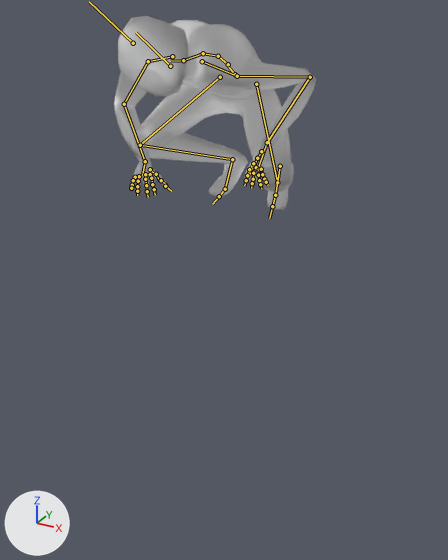
Renders of the FBX model Resources/model7/model7.fbx from each side of a commit.
One viewpoint serves both versions: a 50 mm camera at (2.92, -7.02, 6.86) aimed at (-0.4, -0.98, 3.84). The axes (+X, +Y, +Z) are drawn at lower left. The lights are the same throughout. Both versions are drawn at frame 54 of the action 'mixamo.com'; the numbers are the values there. The bones that bend it are drawn over the model as lines.
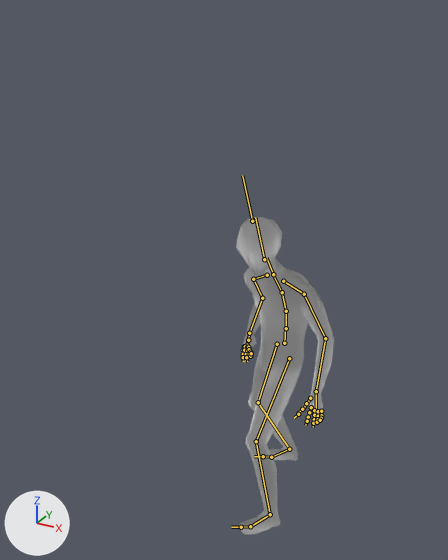
Location of each change, (x1, y1, x2, y2) in pixels of the pictures (448 x 560 px):
'Cube', posed (51% narrower, 64% taller)
    before: (114, 16, 316, 209)
    after: (236, 217, 334, 535)
bone 'mixamorig:Hips', root to tip
    before: (235, 74) to (227, 65)
    after: (284, 343) to (285, 327)
bone 'mixamorig:Spine', root to tip
    before: (228, 64) to (218, 56)
    after: (286, 328) to (286, 311)
bone 'mixamorig:Spine1', root to tip
    before: (218, 56) to (203, 53)
    after: (286, 311) to (282, 292)
bone 'mixamorig:Spine2', root to tip
    before: (203, 53) to (184, 60)
    after: (282, 292) to (273, 275)
bone 'mixamorig:Neck', root to tip
    before: (183, 60) to (170, 61)
    after: (273, 274) to (266, 257)
bone 'mixamorig:Head', root to tip
    before: (170, 66) to (136, 32)
    after: (264, 259) to (255, 217)
bone 'mixamorig:LeftShoulder', root to tip
    before: (202, 61) to (237, 76)
    after: (283, 281) to (304, 294)
bone 'mixamorig:LeftArm', root to tip
    before: (237, 76) to (310, 77)
    after: (304, 294) to (325, 338)
bone 'mixamorig:LeftForeArm', root to tip
    before: (310, 77) to (267, 142)
    after: (325, 338) to (316, 391)
bone 'mixamorig:LeftHand', root to tip
    before: (267, 142) to (259, 165)
    after: (316, 391) to (316, 408)
bone 'mixamorig:LeftHandThumb1', root to tip
    before: (261, 151) to (257, 158)
    after: (310, 398) to (307, 404)
bone 'mixamorig:LeftHandThumb2', root to tip
    before: (257, 158) to (254, 166)
    after: (306, 403) to (303, 409)
bone 'mixamorig:LeftHandIndex1', root to tip
    before: (253, 163) to (249, 169)
    after: (311, 407) to (309, 412)
bone 'mixamorig:LeftHandMiddle1', root to tip
    before: (256, 167) to (253, 173)
    after: (314, 410) to (314, 415)
bone 'mixamorig:LeftHandRing1', root to tip
    before: (259, 169) to (258, 175)
    after: (318, 411) to (318, 416)
bone 'mixamorig:LeftHandPinky1', root to tip
    before: (261, 169) to (262, 174)
    after: (321, 411) to (321, 415)
bone 'mixamorig:RightShoulder', root to tip
    before: (172, 56) to (148, 61)
    after: (267, 275) to (253, 279)
bone 'mixamorig:RightArm', root to tip
    before: (148, 61) to (124, 104)
    after: (253, 279) to (262, 298)
bone 'mixamorig:RightForeArm', root to tip
    before: (124, 104) to (145, 161)
    after: (262, 298) to (249, 333)
bone 'mixamorig:RightHand', root to tip
    before: (145, 161) to (142, 175)
    after: (249, 333) to (247, 345)
bone 'mixamorig:RightHandThumb1', root to tip
    before: (150, 169) to (155, 174)
    after: (248, 340) to (247, 345)
bone 'mixamorig:RightHandIndex1', root to tip
    before: (150, 174) to (151, 178)
    after: (244, 346) to (243, 350)
bone 'mixamorig:RightHandPinky1', root to tip
    before: (135, 177) to (133, 180)
    after: (248, 347) to (249, 349)
bone 'mixamorig:LeftUpLeg', root to tip
    before: (256, 84) to (277, 182)
    after: (289, 358) to (256, 441)
bone 'mixamorig:LeftLeg', root to tip
    before: (277, 182) to (280, 166)
    after: (256, 441) to (270, 514)
bone 'mixamorig:LeftFoot', root to tip
    before: (280, 166) to (275, 195)
    after: (270, 514) to (250, 526)
bone 'mixamorig:LeftToeBase', root to tip
    before: (275, 195) to (272, 206)
    after: (250, 526) to (241, 527)
bone 'mixamorig:RightUpLeg', root to tip
    before: (220, 77) to (140, 145)
    after: (277, 344) to (258, 402)
bone 'mixamorig:RightLeg', root to tip
    before: (140, 145) to (232, 159)
    after: (258, 402) to (289, 449)
bone 'mixamorig:RightFoot', root to tip
    before: (232, 159) to (225, 189)
    after: (289, 449) to (271, 457)
bone 'mixamorig:RightToeBase', root to tip
    before: (225, 189) to (219, 196)
    after: (271, 457) to (263, 456)

The edits, one by one:
Bone 'mixamorig:Hips' (bone_mixamorig_hips) moves from (-23.0, 579.0, 118.0) to (1.0, 214.0, 9.0).
Bone 'mixamorig:Hips' (bone_mixamorig_hips) turns from (63, 3, -7) to (-2, -42, 0) degrees about its own x, y and z.
Bone 'mixamorig:Spine' (bone_mixamorig_spine) turns from (7, 0, 1) to (6, 5, 0) degrees about its own x, y and z.
Bone 'mixamorig:Spine1' (bone_mixamorig_spine1) turns from (14, 0, 1) to (13, 9, 0) degrees about its own x, y and z.
Bone 'mixamorig:Spine2' (bone_mixamorig_spine2) turns from (14, 0, 1) to (13, 9, 0) degrees about its own x, y and z.
Bone 'mixamorig:Neck' (bone_mixamorig_neck) turns from (-13, 0, -9) to (-6, -2, 0) degrees about its own x, y and z.
Bone 'mixamorig:Head' (bone_mixamorig_head) turns from (-23, 0, 7) to (-10, 19, -4) degrees about its own x, y and z.
Bone 'mixamorig:LeftShoulder' (bone_mixamorig_leftshoulder) turns from (-2, 13, 18) to (0, 2, 1) degrees about its own x, y and z.
Bone 'mixamorig:LeftArm' (bone_mixamorig_leftarm) turns from (2, -21, -12) to (26, -13, 9) degrees about its own x, y and z.
Bone 'mixamorig:LeftForeArm' (bone_mixamorig_leftforearm) turns from (0, 10, 120) to (2, 8, 44) degrees about its own x, y and z.
Bone 'mixamorig:LeftHand' (bone_mixamorig_lefthand) turns from (13, 60, 6) to (3, 15, 8) degrees about its own x, y and z.
Bone 'mixamorig:LeftHandThumb1' (bone_mixamorig_lefthandthumb1) turns from (1, 15, 5) to (18, 5, -5) degrees about its own x, y and z.
Bone 'mixamorig:LeftHandThumb2' (bone_mixamorig_lefthandthumb2) turns from (-6, -3, -14) to (-6, -1, 0) degrees about its own x, y and z.
Bone 'mixamorig:LeftHandIndex1' (bone_mixamorig_lefthandindex1) turns from (-24, 7, -8) to (-16, -1, -8) degrees about its own x, y and z.
Bone 'mixamorig:LeftHandMiddle1' (bone_mixamorig_lefthandmiddle1) turns from (-17, 0, -4) to (-8, -2, -15) degrees about its own x, y and z.
Bone 'mixamorig:LeftHandRing1' (bone_mixamorig_lefthandring1) turns from (1, -3, -12) to (12, -1, -17) degrees about its own x, y and z.
Bone 'mixamorig:LeftHandPinky1' (bone_mixamorig_lefthandpinky1) turns from (-1, -12, -19) to (6, -1, -9) degrees about its own x, y and z.
Bone 'mixamorig:RightShoulder' (bone_mixamorig_rightshoulder) turns from (-13, -19, -15) to (3, -5, -8) degrees about its own x, y and z.
Bone 'mixamorig:RightArm' (bone_mixamorig_rightarm) turns from (-18, 22, -42) to (26, 13, 21) degrees about its own x, y and z.
Bone 'mixamorig:RightForeArm' (bone_mixamorig_rightforearm) turns from (2, -18, -93) to (4, 4, -40) degrees about its own x, y and z.
Bone 'mixamorig:RightHand' (bone_mixamorig_righthand) turns from (-21, -55, 4) to (34, -13, -15) degrees about its own x, y and z.
Bone 'mixamorig:RightHandThumb1' (bone_mixamorig_righthandthumb1) turns from (-9, 8, -17) to (0, 9, -5) degrees about its own x, y and z.
Bone 'mixamorig:RightHandIndex1' (bone_mixamorig_righthandindex1) turns from (-20, -3, 3) to (-20, 3, 10) degrees about its own x, y and z.
Bone 'mixamorig:RightHandPinky1' (bone_mixamorig_righthandpinky1) turns from (8, -1, 18) to (8, -3, 1) degrees about its own x, y and z.
Bone 'mixamorig:LeftUpLeg' (bone_mixamorig_leftupleg) turns from (110, -31, -10) to (28, -12, 6) degrees about its own x, y and z.
Bone 'mixamorig:LeftLeg' (bone_mixamorig_leftleg) turns from (-128, -1, 1) to (-36, 12, -9) degrees about its own x, y and z.
Bone 'mixamorig:LeftFoot' (bone_mixamorig_leftfoot) turns from (35, 17, -8) to (6, -2, -1) degrees about its own x, y and z.
Bone 'mixamorig:LeftToeBase' (bone_mixamorig_lefttoebase) turns from (-21, -5, -2) to (3, 1, -3) degrees about its own x, y and z.
Bone 'mixamorig:RightUpLeg' (bone_mixamorig_rightupleg) turns from (124, 3, 28) to (5, 15, -10) degrees about its own x, y and z.
Bone 'mixamorig:RightLeg' (bone_mixamorig_rightleg) turns from (-134, 2, -1) to (-35, 8, -4) degrees about its own x, y and z.
Bone 'mixamorig:RightFoot' (bone_mixamorig_rightfoot) turns from (38, -12, -16) to (23, 8, 5) degrees about its own x, y and z.
Bone 'mixamorig:RightToeBase' (bone_mixamorig_righttoebase) turns from (13, -3, -2) to (2, 1, -1) degrees about its own x, y and z.
